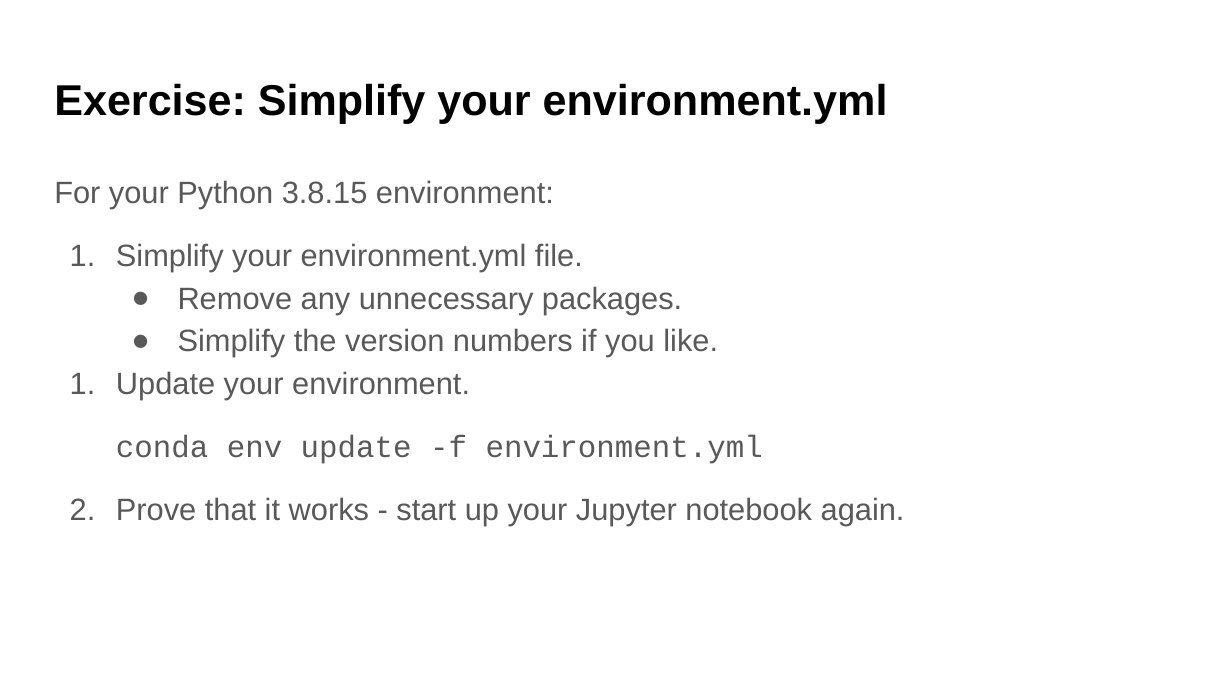
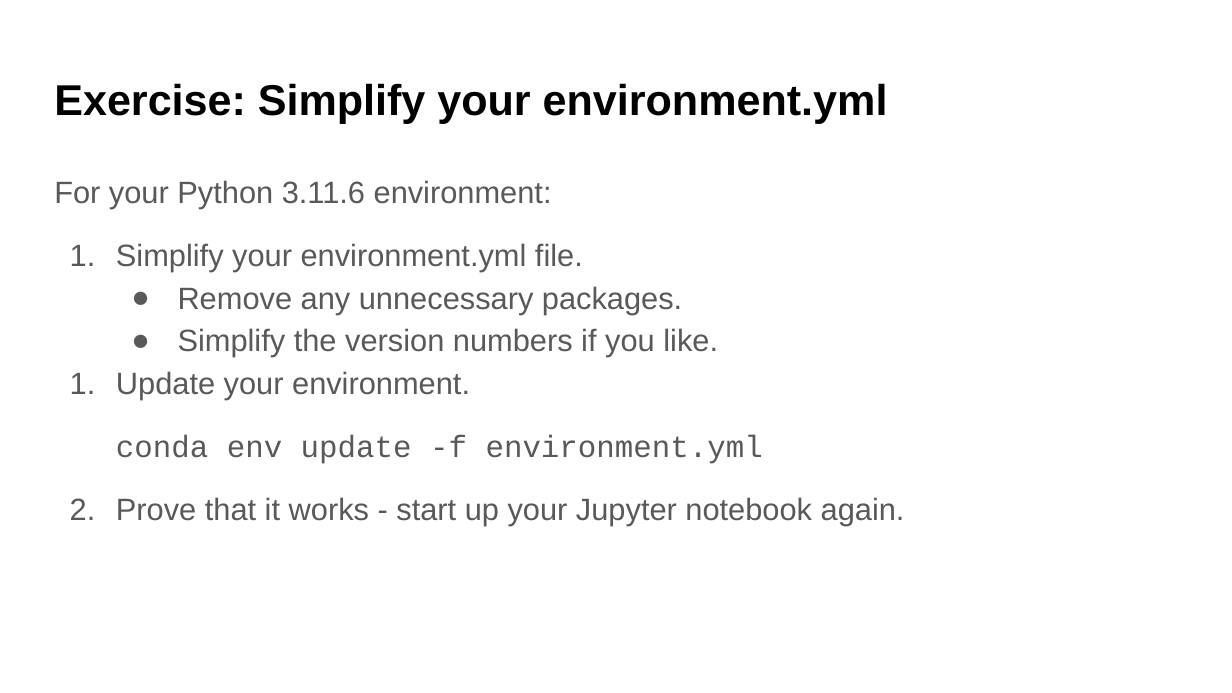
Before and after one commit to UWDATA515/lecture-materials, a slide deck: slide 24 of 07/DATA515_07_VirtualEnvironments.pptx (slide 25 before the commit). Drawn at 1232x693 pixels with LibreOffice and Linux fonts; fonts in the diff are those of the drawing; background and template pictures are left out. Boxes give left, top, right and bottom in pixels: in the first picture for what was removed or moved away, otherwise in the second. Text is boxed around its words. In the diff, an @@ line names an element or a change of style, - is before the commit and + after.

```diff
--- a/07/DATA515_07_VirtualEnvironments.pptx
+++ b/07/DATA515_07_VirtualEnvironments.pptx
@@ text at (54, 180, 552, 209): text changed @@
-For your Python 3.8.15 environment:
+For your Python 3.11.6 environment:
```
Also in this commit, not shown: 14 other slides changed, 1 slide added, 2 slides removed, 5 other files.
